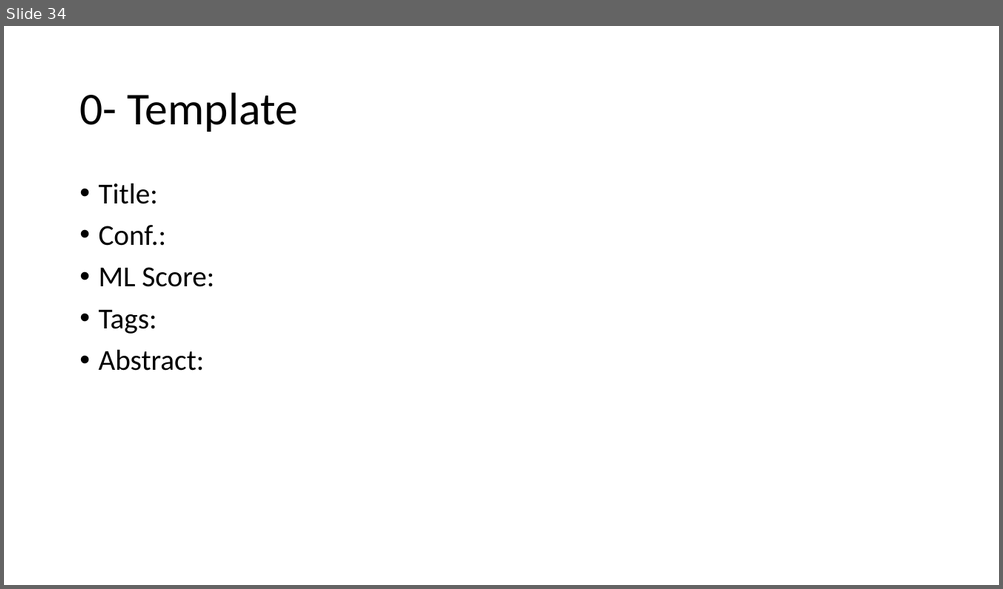
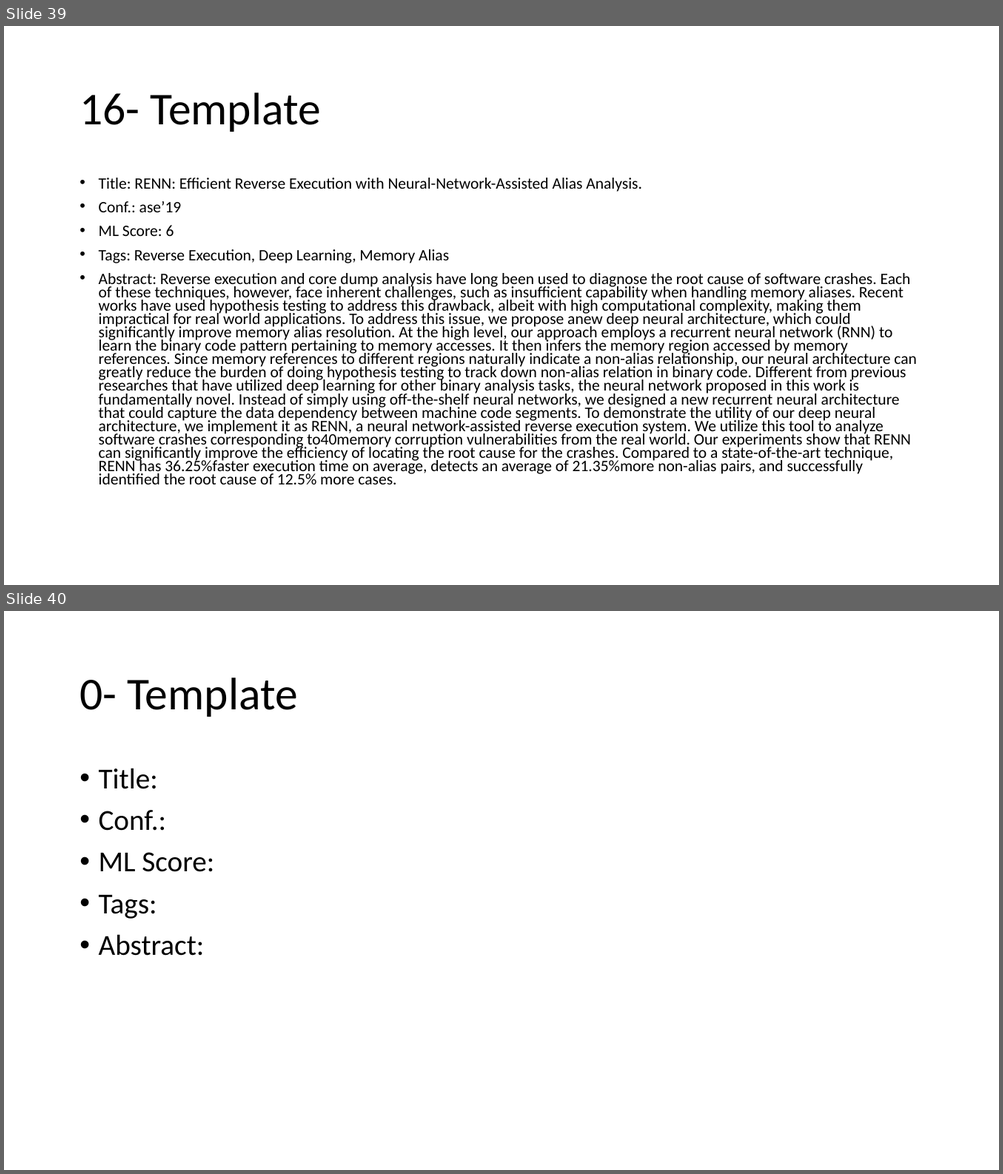
Before and after one commit to AhmadM-DL/SEML, a slide deck: SEML.pptx. Shown one above the other, each under a label of ours: slide 34 before the commit, slides 39 and 40 after it. The pictures are 1003x589 and 1003x1174 pixels, drawn with LibreOffice and Linux fonts; fonts in the diff are those of the drawing. Boxes give left, top, right and bottom in pixels: in the first picture for what was removed or moved away, otherwise in the second. Text is boxed around its words. In the diff, an @@ line names an element or a change of style, - is before the commit and + after.

```diff
--- a/SEML.pptx
+++ b/SEML.pptx
@@ slide 39 added at (x1=4, y1=26, x2=999, y2=585), background #FFFFFF @@
@@ title added at (x1=79, y1=93, x2=321, y2=132), 44 pt, text #000000 @@
+16- Template
@@ text added at (x1=99, y1=178, x2=916, y2=485), 15.4 pt, text #000000 @@
+• Title: RENN: Efficient Reverse Execution with Neural-Network-Assisted Alias Analysis.
+• Conf.: ase’19
+• ML Score: 6
+• Tags: Reverse Execution, Deep Learning, Memory Alias
+• Abstract: Reverse execution and core dump analysis have long been used to diagnose the root cause of software crashes. Each of these techniques, however, face inherent challenges, such as insufficient capability when handling memory aliases. Recent works have used hypothesis testing to address this drawback, albeit with high computational complexity, making them impractical for real world applications. To address this issue, we propose anew deep neural architecture, which could significantly improve memory alias resolution. At the high level, our approach employs a recurrent neural network (RNN) to learn the binary code pattern pertaining to memory accesses. It then infers the memory region accessed by memory references. Since memory references to different regions naturally indicate a non-alias relationship, our neural architecture can greatly reduce the burden of doing hypothesis testing to track down non-alias relation in binary code. Different from previous researches that have utilized deep learning for other binary analysis tasks, the neural network proposed in this work is fundamentally novel. Instead of simply using off-the-shelf neural networks, we designed a new recurrent neural architecture that could capture the data dependency between machine code segments. To demonstrate the utility of our deep neural architecture, we implement it as RENN, a neural network-assisted reverse execution system. We utilize this tool to analyze software crashes corresponding to40memory corruption vulnerabilities from the real world. Our experiments show that RENN can significantly improve the efficiency of locating the root cause for the crashes. Compared to a state-of-the-art technique, RENN has 36.25%faster execution time on average, detects an average of 21.35%more non-alias pairs, and successfully identified the root cause of 12.5% more cases.
@@ what was slide 34 is now slide 40 @@
```
Also in this commit, not shown: 1 slide changed, 5 other slides added.
